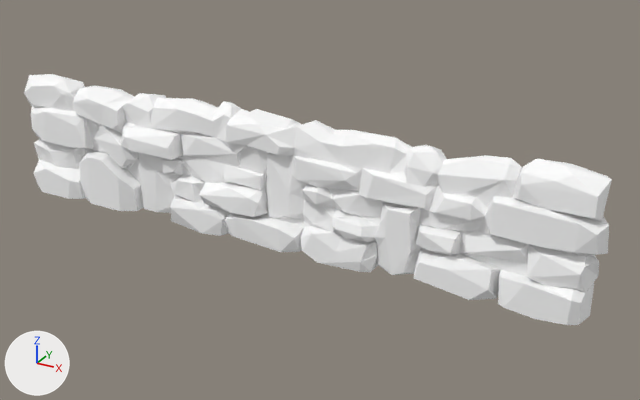
Two versions of the glTF model public/siege/scifi/nature_SM_Prop_StoneWall_01.gltf, one commit apart.
Rendered twice from a 50 mm camera at (0.97, -5.5, 3.19) aimed at (-2.12, 0.11, 0.39). The axes (+X, +Y, +Z) are drawn at lower left. The lights are the same throughout. The picture after the commit comes second. Where no turn or scale is listed for an object, it has been applied to the vertices.

In view in the first picture: 'SM_Prop_StoneWall_01'.
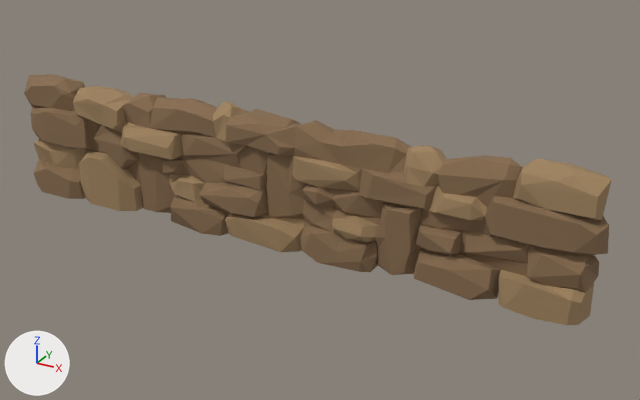
Pixel boxes [x1, y1, x2, y2] of what changed, in the pictures (640 x 400 px):
'SM_Prop_StoneWall_01', surface changed (white to brown)
    both: [24, 74, 612, 325]

The change, as a list of edits to the scene's bpy script:
```text
Add img_polygonnature_04:
    img_polygonnature_04 = load_image('PolygonNature_04', 'PolygonNature_04.webp', 512, 512, 'sRGB')
Change mat_lambert1:
    remove mat_lambert1.base_color = (1.0, 1.0, 1.0)  # white #ffffff
    add mat_lambert1.texture = img_polygonnature_04
```
